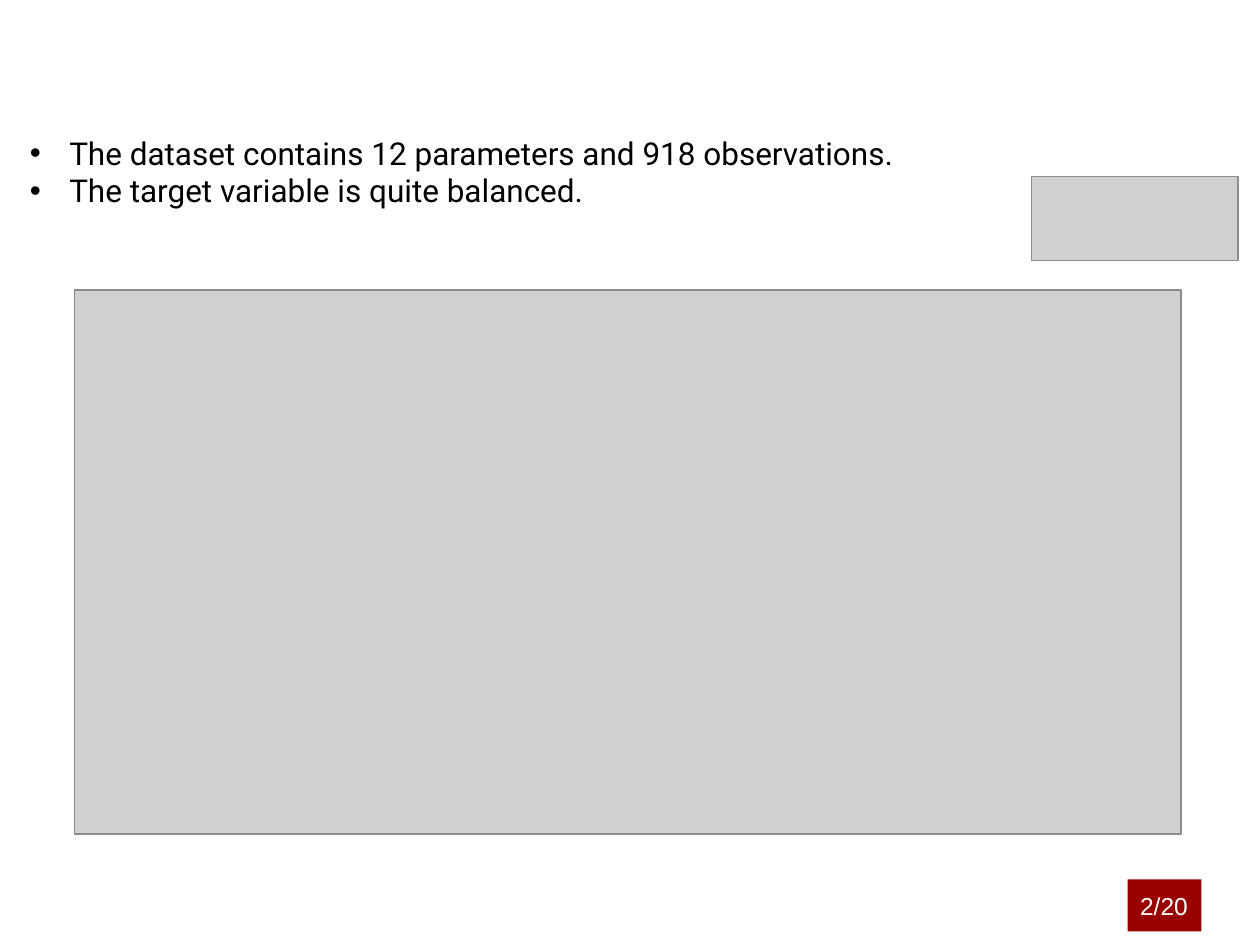
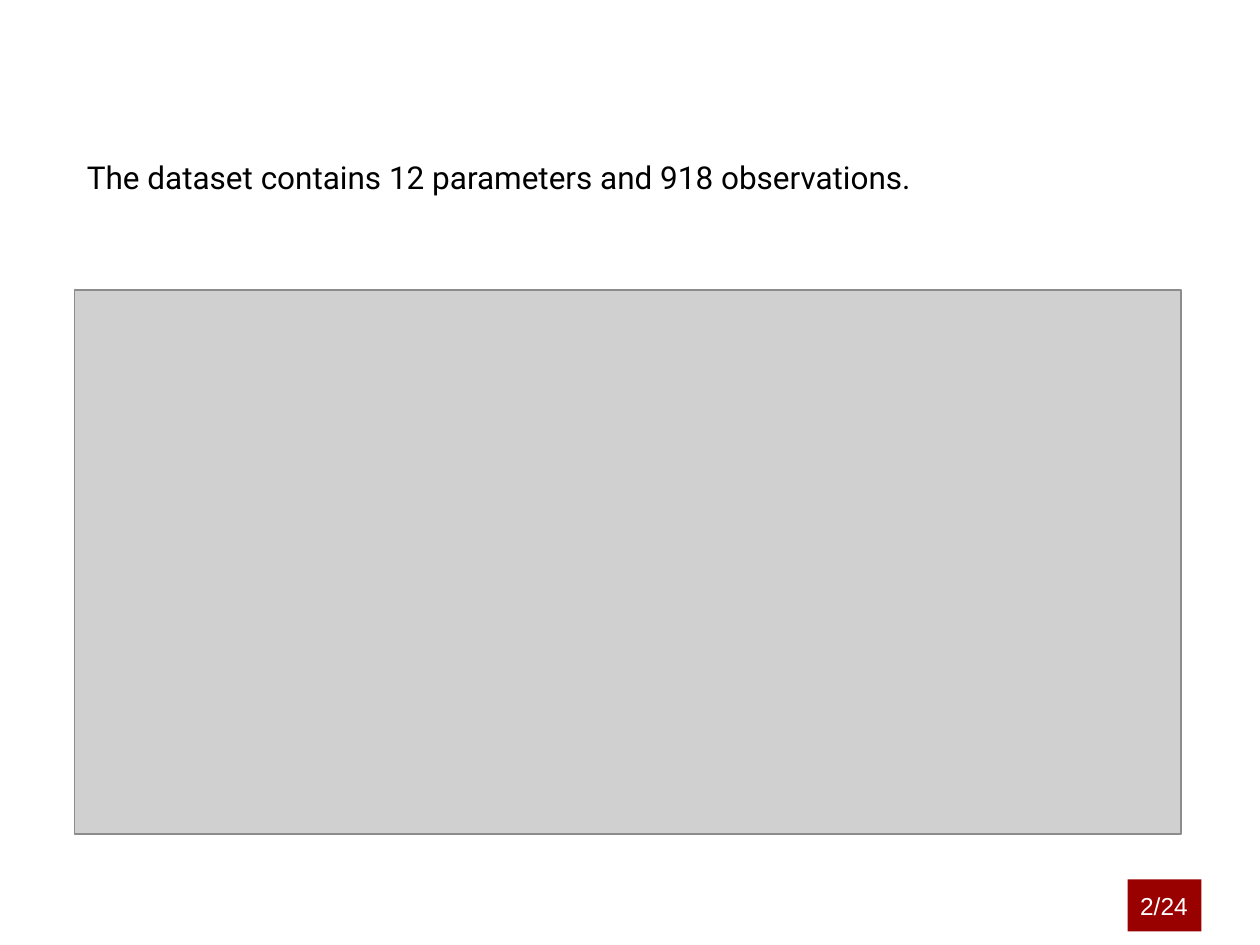
Before and after one commit to marcouderzo/CoronaryHeartDisease-Prediction, a slide deck: slide 3 of slides.pptx. Drawn at 1260x945 pixels with LibreOffice and Linux fonts; fonts in the diff are those of the drawing; grey boxes stand for pictures; background and template pictures are left out. Boxes give left, top, right and bottom in pixels: in the first picture for what was removed or moved away, otherwise in the second. Text is boxed around its words. In the diff, an @@ line names an element or a change of style, - is before the commit and + after.

```diff
--- a/slides.pptx
+++ b/slides.pptx
@@ text at (69, 178, 583, 209): paragraph removed @@
-• The target variable is quite balanced.
@@ text "The dataset contains 12 parameters ...": place and size @@
-text "The dataset contains 12 parameters ..." at (69, 141, 892, 209)
+text "The dataset contains 12 parameters ..." at (87, 165, 910, 196)
@@ text "The dataset contains 12 parameters ..." at (87, 165, 910, 196): bullet • to none @@
@@ picture removed at (1031, 176, 1237, 260) @@
@@ text in rectangle at (1140, 897, 1188, 916): text changed @@
-2/20
+2/24
```
Also in this commit, not shown: 18 other slides changed, 5 slides added, 1 slide removed, 7 other files.
